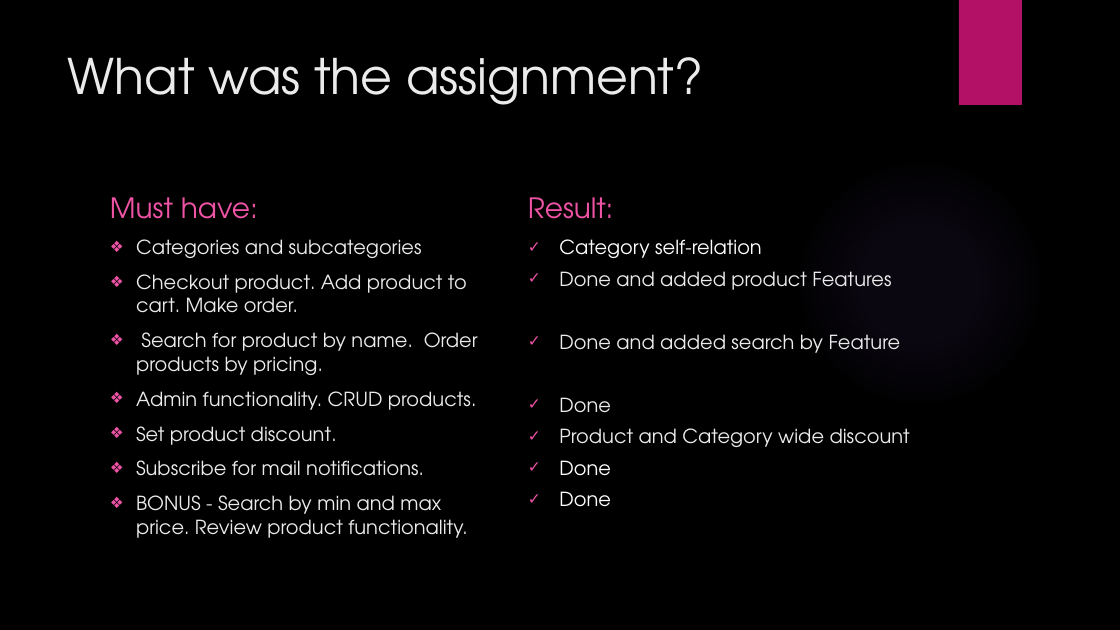
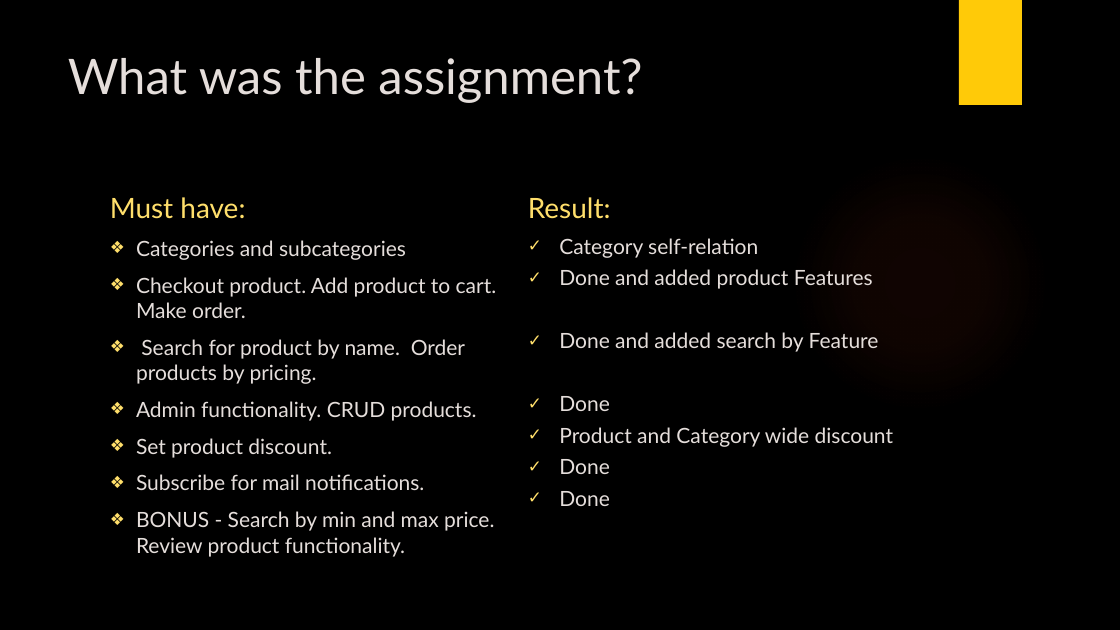
Before and after one commit to Stef-Stefanov/Emag, a slide deck: slide 3 of eMAG.pptx. Drawn at 1120x630 pixels with LibreOffice and Linux fonts; fonts in the diff are those of the drawing; background and template pictures are left out. Boxes give left, top, right and bottom in pixels: in the first picture for what was removed or moved away, otherwise in the second. Text is boxed around its words. In the diff, an @@ line names an element or a change of style, - is before the commit and + after.

```diff
--- a/eMAG.pptx
+++ b/eMAG.pptx
@@ rectangle at [959, 0, 1022, 105]: fill #B31166 to #FFCA08 @@
@@ title "What was the assignment?" at [68, 58, 642, 103]: font TeX Gyre Adventor to Lato, text colour #EBEBEB to #E5DEDB @@
@@ text "Must have:" at [110, 197, 245, 219]: font TeX Gyre Adventor to Lato, text colour #EF53A5 to #FFDF6B @@
@@ text "Result:" at [528, 197, 611, 219]: font TeX Gyre Adventor to Lato, text colour #EF53A5 to #FFDF6B @@
@@ ellipse at [791, 154, 1049, 413]: fill gradient #9B6BF2 to gradient #E64823 @@
@@ text "Categories and subcategories" at [136, 240, 497, 557]: size 16.6 to 18 pt, font TeX Gyre Adventor to Lato, text colour #EBEBEB to #E5DEDB; bullet colour #EF53A5 to #FFDF6B @@
@@ text "Category self-relation" at [559, 238, 893, 506]: size 16.6 to 18 pt, font TeX Gyre Adventor to Lato; text colour #FFFFFF to #E5DEDB in "Category self-relation", "Done", "Done"; text colour #EBEBEB to #E5DEDB in "Done and added product Features", "Done and added search by Feature", "Done", "Product and Category wide discount"; bullet colour #EF53A5 to #FFDF6B @@
```
Also in this commit, not shown: 10 other slides changed, 12 other files.
